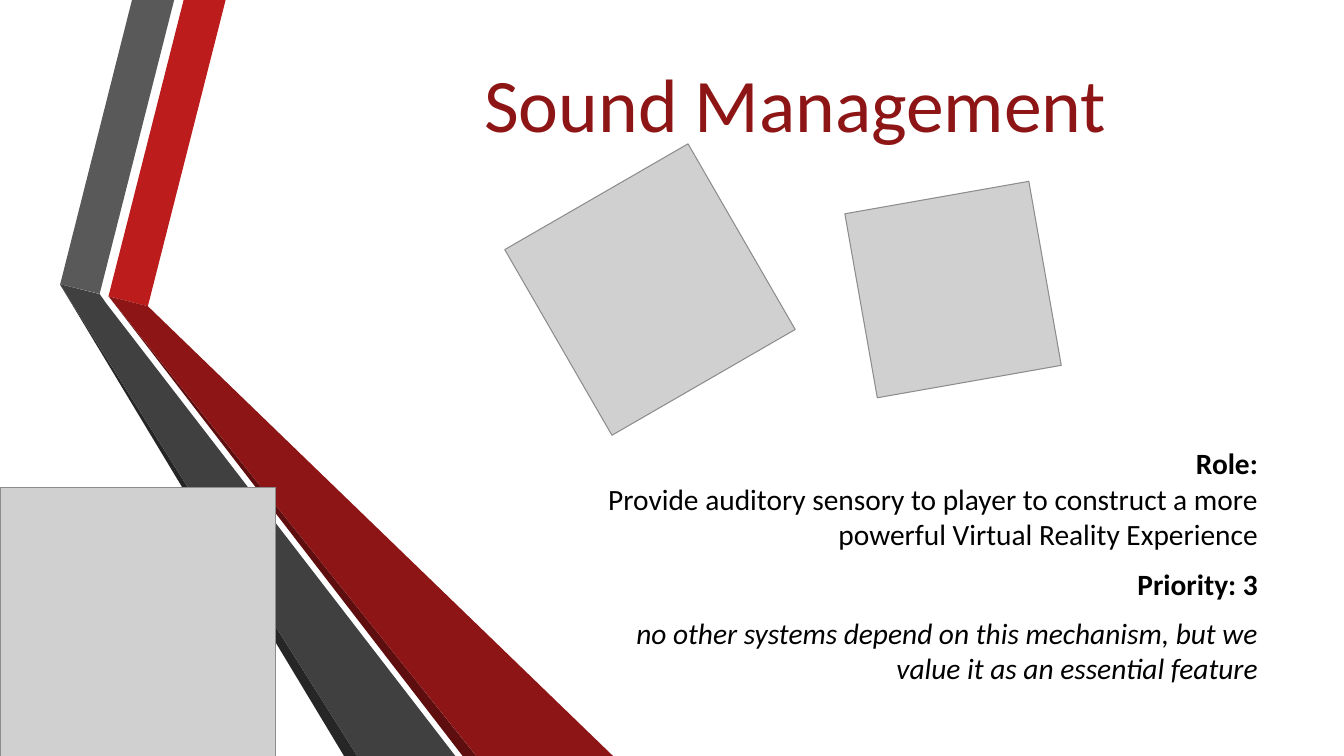
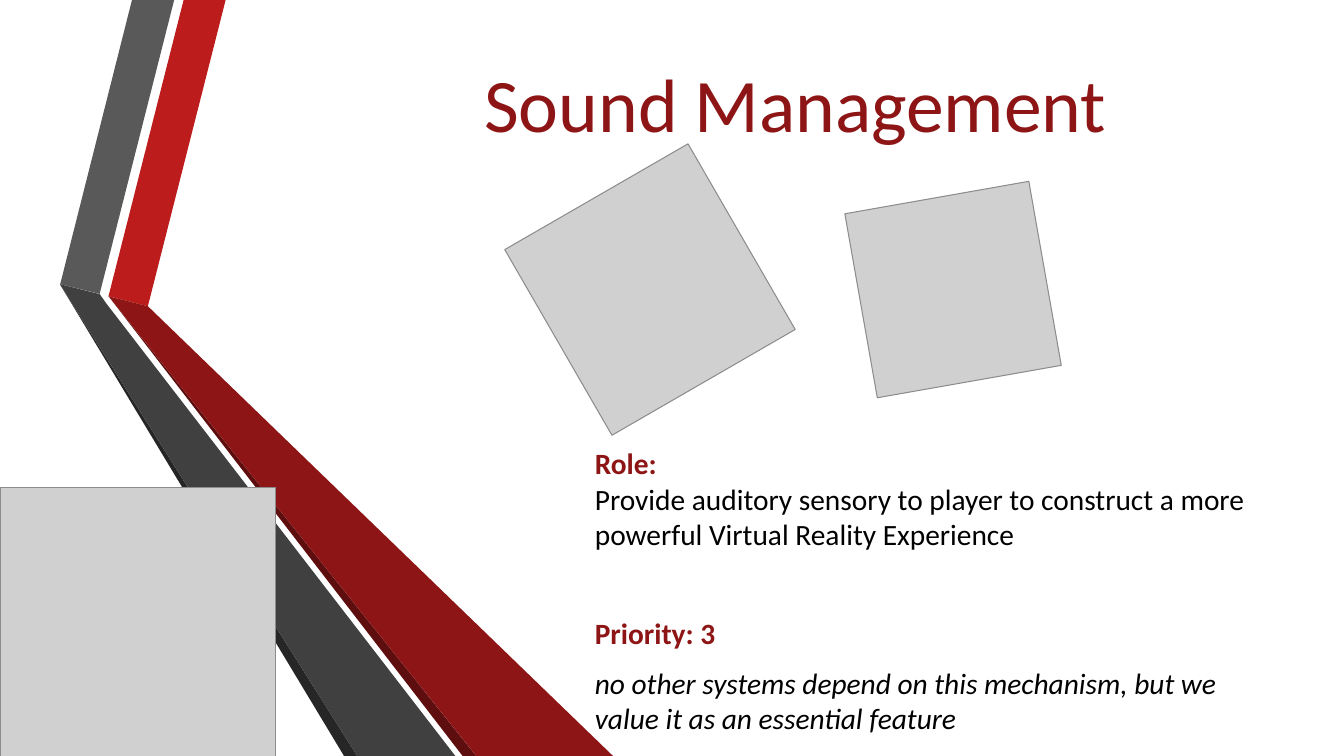
Before and after one commit to Jacob-Friedberg/Maze_Runner, a slide deck: slide 27 of Documents/SA Presentation.pptx (slide 26 before the commit). Drawn at 1344x756 pixels with LibreOffice and Linux fonts; fonts in the diff are those of the drawing; grey boxes stand for pictures; background and template pictures are left out. Boxes give left, top, right and bottom in pixels: in the first picture for what was removed or moved away, otherwise in the second. Text is boxed around its words. In the diff, an @@ line names an element or a change of style, - is before the commit and + after.

```diff
--- a/Documents/SA Presentation.pptx
+++ b/Documents/SA Presentation.pptx
@@ subtitle "Role: Provide auditory sensory to ..." at [595,453,1244,733]: text colour #000000 to #8D1515 in "Role:", "Priority: 3"; alignment right to left @@
```
Also in this commit, not shown: 13 other slides changed, 2 slides added, 1 slide removed, 2 other files.
